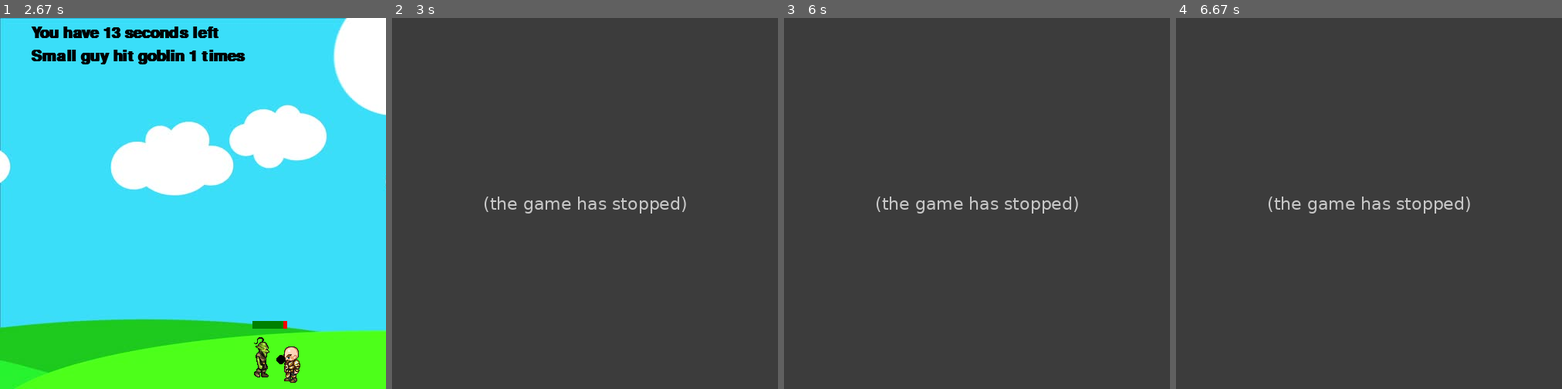
Above: before the commit, frames 1-4 (left to right).
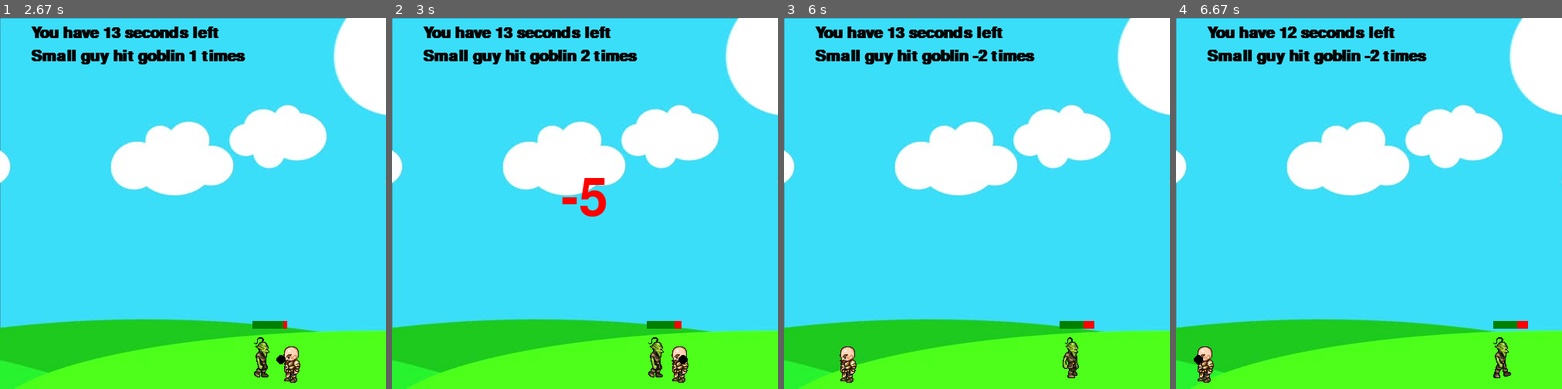
Above: after the commit, the same moments.

Repository: Jethet/python-games
Game: pygame game, started from pygame1_smallguy/small_guy_game.py
The game is run twice, just before and just after one commit, with the same random seed, the same clock (stepped at 60 frames per second) and the same inputs.
Inputs:
- Up to frame 1 (2.67 s): tap Space at 0.33, 0.73, 1.03, 1.23, 1.57, 1.87, 2.07, 2.37, 2.63 s; hold Right 0.67-1.13 s; hold Up 1.17-1.47 s; hold Right 1.5-1.97 s; hold Left 2-2.53 s; hold Left from 2.57 s (still down)
- Up to frame 2 (3 s): tap Space at 2.93 s; release Left at 2.97 s
- Up to frame 3 (6 s): hold Left from 5.9 s (still down); tap Space at 5.97 s
- Up to frame 4 (6.67 s): tap Space at 6.27, 6.53 s; release Left at 6.43 s; hold Left from 6.47 s (still down)

Frame 1 is identical in both runs. In frame 2, 100% of the frame differs, in the area x 0-100%, y 0-100%; in frame 3, 100%; in frame 4, 100%.
Error before the commit: TypeError: 'int' object is not callable (small_guy_game.py line 93); the game stopped at 2.7 s (later frames are placeholders)

Commit message:
Fix error in text render line

Diff:
--- a/pygame1_smallguy/small_guy_game.py
+++ b/pygame1_smallguy/small_guy_game.py
@@ -90,7 +90,7 @@
         self.y = 410
         self.walkCount = 0
         textCollide = pygame.font.SysFont("comicsans", 100)
-        text = textCollide.render("-5", 1 (255, 0, 0))
+        text = textCollide.render("-5", 1, (255, 0, 0))
         # text has to be in center: calculate center of screen minus half of textwidth
         # the 200 for the height is a bit random (screenheight is 480 here)
         win.blit(text, ((500/2) - (text.get_width()/2), 200))
